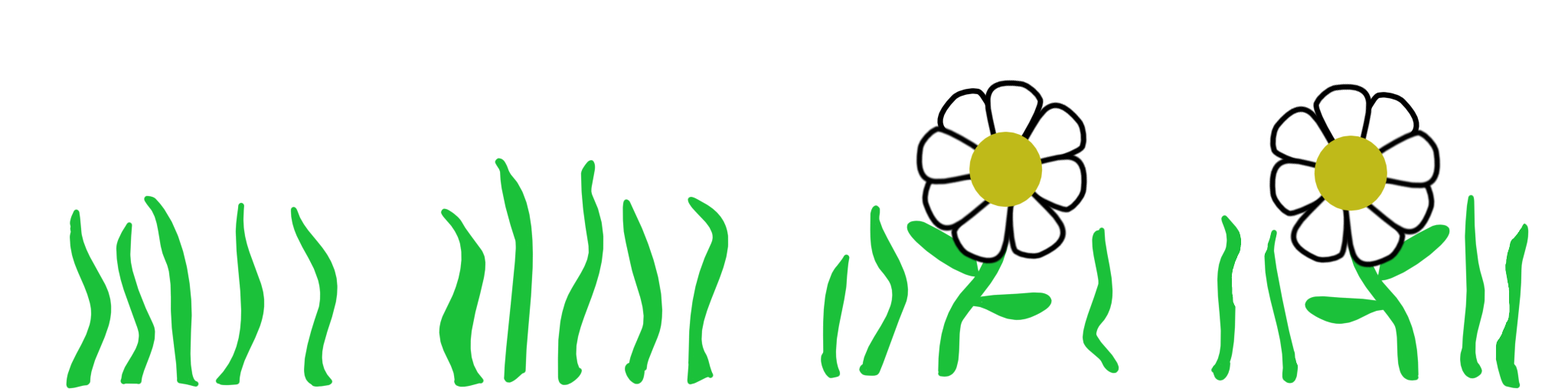
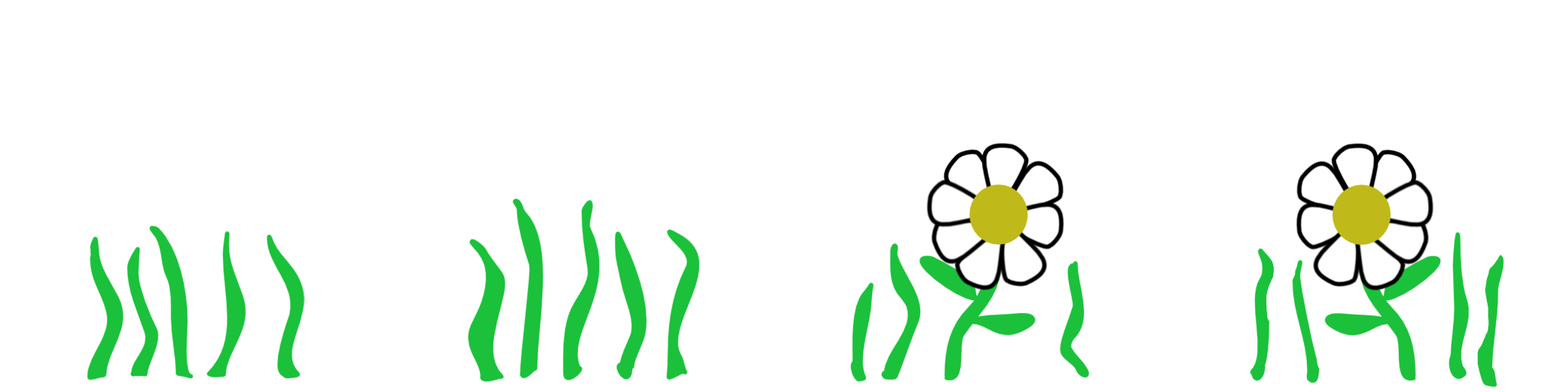
Layers edited between the first and the second 1568px x 392px image:
painted on "Capa de pintura 1" (1st of 2) over box(65, 195, 338, 389)
painted on "Capa de pintura 1" (2nd of 2) over box(438, 157, 729, 388)
painted on "Capa de pintura 2 Fusionada" over box(725, 78, 1120, 383)
painted on "Copia de Capa de pintura 2 Fusionada" over box(1211, 82, 1529, 389)
